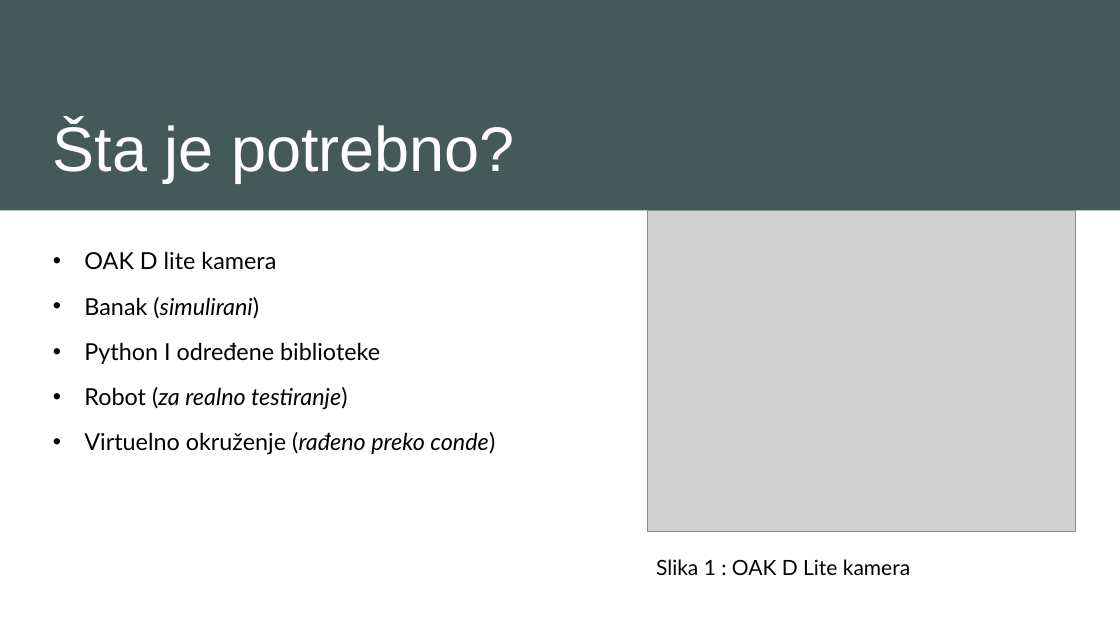
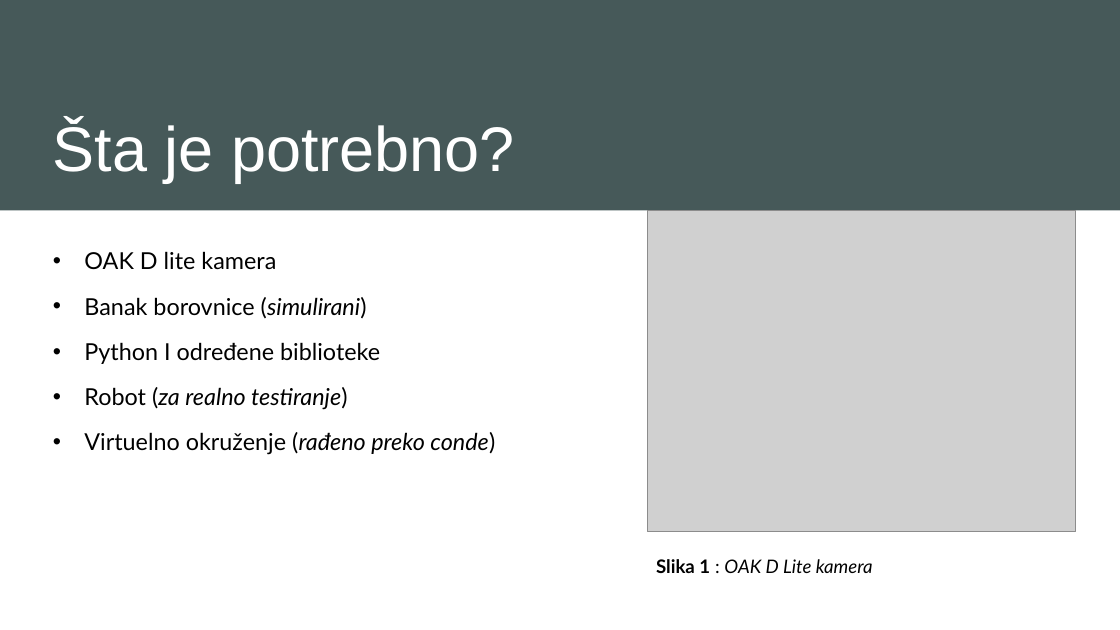
Before and after one commit to petarstamenkovic/Blueberry-Weed-Detection, a slide deck: slide 4 of weed_segmentaion/docs/BlueberryBank.pptx. Drawn at 1120x630 pixels with LibreOffice and Linux fonts; fonts in the diff are those of the drawing; grey boxes stand for pictures. Boxes give left, top, right and bottom in pixels: in the first picture for what was removed or moved away, otherwise in the second. Text is boxed around its words. In the diff, an @@ line names an element or a change of style, - is before the commit and + after.

```diff
--- a/weed_segmentaion/docs/BlueberryBank.pptx
+++ b/weed_segmentaion/docs/BlueberryBank.pptx
@@ text at [84, 297, 367, 318]: text changed; italic off @@
-• Banak (simulirani)
+• Banak borovnice (simulirani)
@@ text "Slika 1 : OAK D ..." at [656, 559, 873, 573]: size 18 to 16 pt; bold on in "Slika 1"; italic on in "OAK D Lite kamera" @@
```
Also in this commit, not shown: 6 other slides changed, 2 slides added, 1 slide removed, 3 other files.
